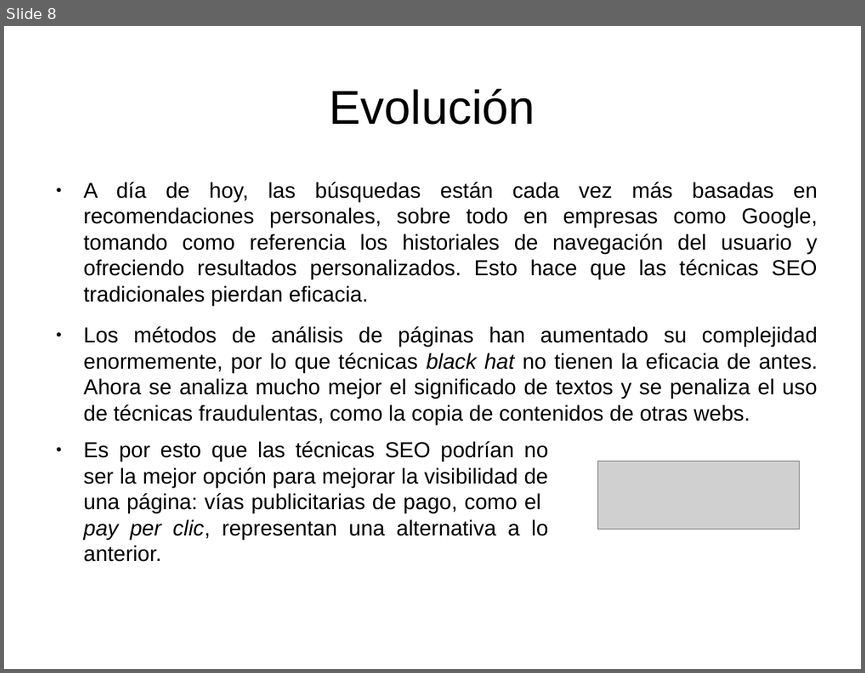
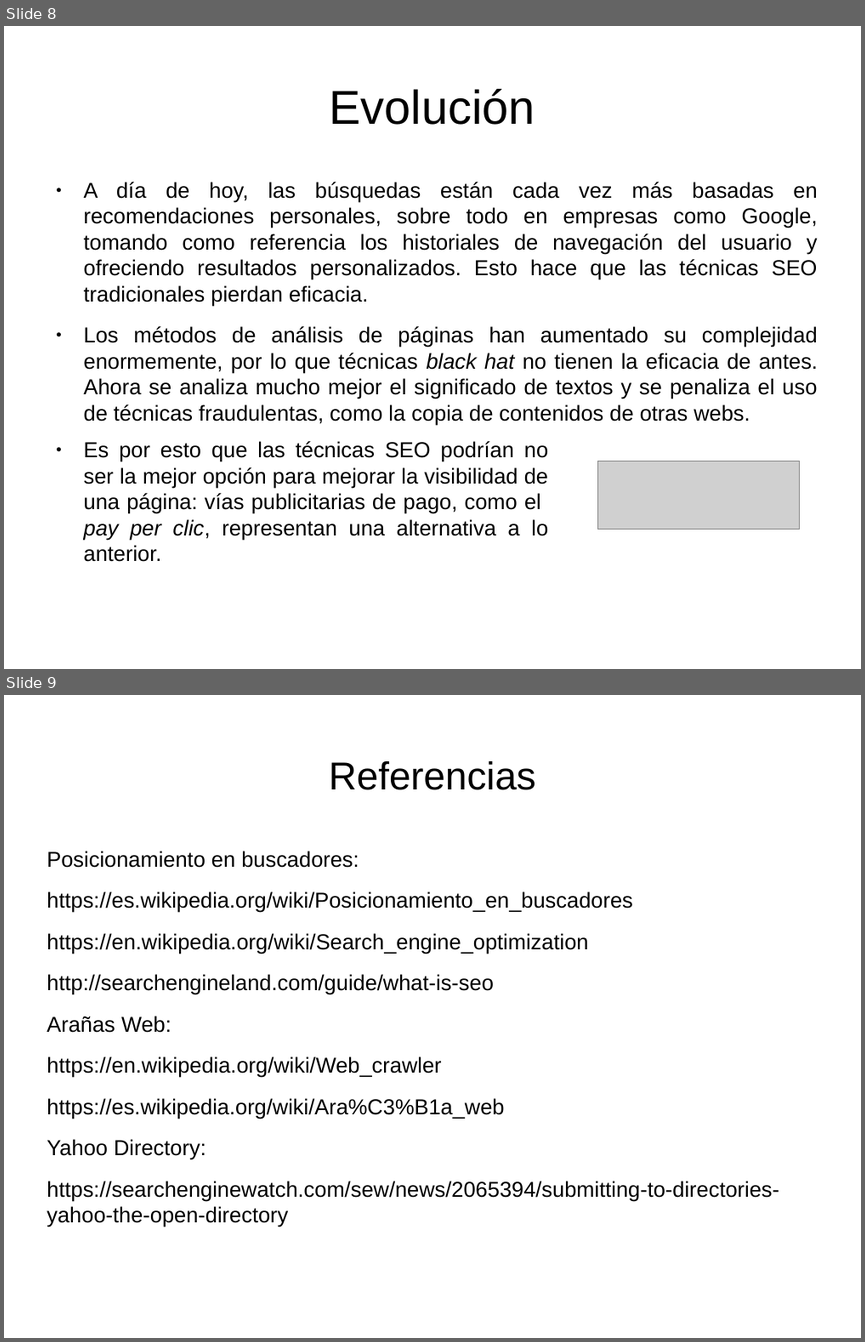
Before and after one commit to Lothar94/Recuperacion_Informacion, a slide deck: Practica 1/PresentaciónPB.odp. Shown one above the other, each under a label of ours: slide 8 before the commit, slides 8 and 9 after it. The pictures are 865x673 and 865x1342 pixels, drawn with LibreOffice and Linux fonts; fonts in the diff are those of the drawing; grey boxes stand for pictures. Boxes give left, top, right and bottom in pixels: in the first picture for what was removed or moved away, otherwise in the second. Text is boxed around its words. In the diff, an @@ line names an element or a change of style, - is before the commit and + after.

```diff
--- a/Practica 1/PresentaciónPB.odp
+++ b/Practica 1/PresentaciónPB.odp
@@ slide 9 added at (4, 695, 861, 1338), background #FFFFFF @@
@@ title added at (329, 761, 536, 790), 36 pt, text #000000 @@
+Referencias
@@ text added at (46, 851, 779, 1227), 20 pt, text #000000 @@
+Posicionamiento en buscadores:
+https://es.wikipedia.org/wiki/Posicionamiento_en_buscadores
+https://en.wikipedia.org/wiki/Search_engine_optimization
+http://searchengineland.com/guide/what-is-seo
+Arañas Web:
+https://en.wikipedia.org/wiki/Web_crawler
+https://es.wikipedia.org/wiki/Ara%C3%B1a_web
+Yahoo Directory:
+https://searchenginewatch.com/sew/news/2065394/submitting-to-directories-yahoo-the-open-directory
```
Also in this commit, not shown: 3 slides changed.
